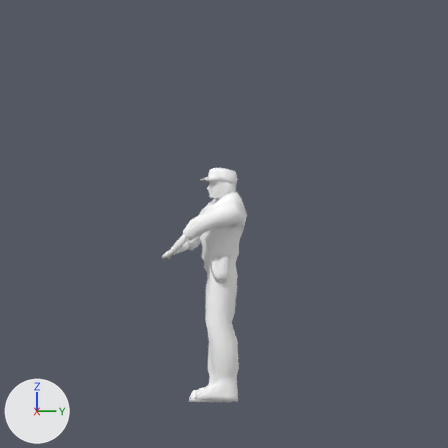
One commit to the Blender file trunk/data/blender/hero/heroken3.blend: the scene before it, then after it.
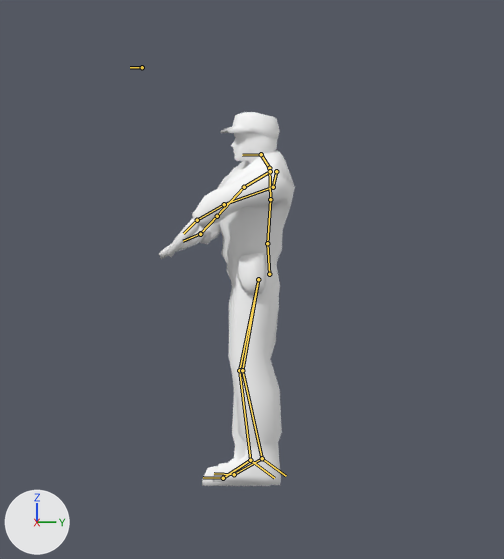
Each version appears first from the file's camera 'Camera', and next in a close-up on the part from 14% to 84% of the width and 22% to 100% of the height. Lighting does not change. The marker at lower left points along +X, +Y and +Z. Both versions are drawn at the pose saved in each file; the numbers are the values there. The bones that bend it are drawn over the model as lines in the close-ups.
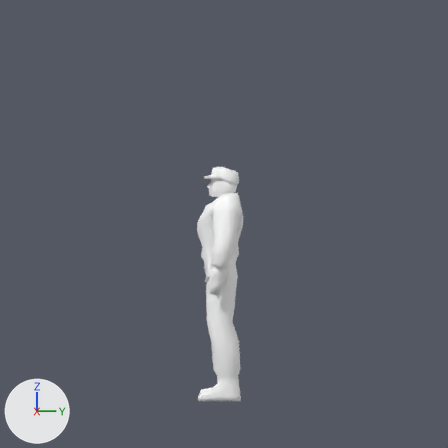
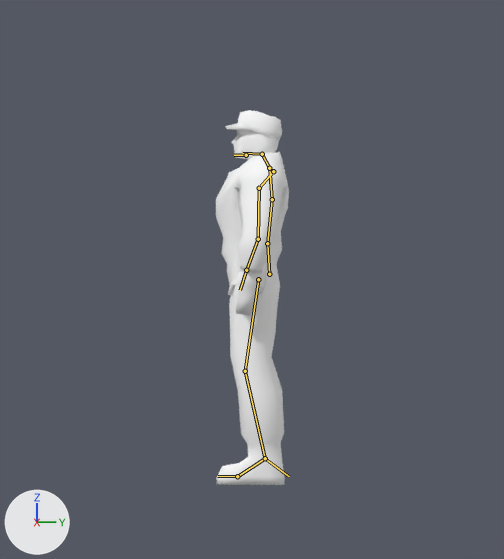
Scene script edits in JSON lines:
```json
{"block": "bone_rower_back", "where": "bone_rower_back = bpy.data.objects['Armature.Hero'].pose.bones['Rower Back']  # child of 'Hip'"}
{"op": "set", "path": "bone_rower_back.rotation_quaternion", "old": "(0.986, 0.072, 0.15, 0.021)", "new": "(0.999, 0.052, 0.0, 0.0)", "note": "degrees (9, 17, 4) -> degrees (6, 0, 0)"}
{"block": "bone_upper_back", "where": "bone_upper_back = bpy.data.objects['Armature.Hero'].pose.bones['Upper Back']  # child of 'Rower Back'"}
{"op": "set", "path": "bone_upper_back.rotation_quaternion", "old": "(0.999, -0.052, 0.0, 0.0)", "new": "(1.0, 0.0, 0.0, 0.0)", "note": "degrees (-6, 0, 0) -> degrees (0, 0, 0)"}
{"block": "bone_neck", "where": "bone_neck = bpy.data.objects['Armature.Hero'].pose.bones['Neck']  # child of 'Upper Back'"}
{"op": "set", "path": "bone_neck.rotation_quaternion", "old": "(1.0, 0.0, 0.0, 0.0)", "new": "(0.997, -0.08, 0.0, 0.0)", "note": "degrees (0, 0, 0) -> degrees (-9, 0, 0)"}
{"block": "bone_hand_r", "where": "bone_hand_r = bpy.data.objects['Armature.Hero'].pose.bones['Hand.R']  # child of 'Forearm.R'"}
{"op": "set", "path": "bone_hand_r.rotation_quaternion", "old": "(0.952, 0.153, -0.166, -0.207)", "new": "(0.978, -0.013, 0.206, -0.014)", "note": "degrees (22, -15, -27) -> degrees (-2, 24, -2)"}
{"block": "bone_upper_arm_l", "where": "bone_upper_arm_l = bpy.data.objects['Armature.Hero'].pose.bones['Upper Arm.L']  # child of 'Shoulder.L'"}
{"op": "set", "path": "bone_upper_arm_l.rotation_quaternion", "old": "(0.709, -0.411, 0.032, -0.572)", "new": "(1.0, 0.0, 0.0, 0.0)", "note": "degrees (-43, -25, -68) -> degrees (0, 0, 0)"}
{"block": "bone_hand_l", "where": "bone_hand_l = bpy.data.objects['Armature.Hero'].pose.bones['Hand.L']  # child of 'Forearm.L'"}
{"op": "set", "path": "bone_hand_l.rotation_quaternion", "old": "(0.988, -0.095, -0.114, -0.045)", "new": "(0.978, -0.013, -0.206, 0.014)", "note": "degrees (-11, -14, -4) -> degrees (-2, -24, 2)"}
{"block": "bone_upper_leg_r", "where": "bone_upper_leg_r = bpy.data.objects['Armature.Hero'].pose.bones['Upper Leg.R']  # child of 'Hip'"}
{"op": "set", "path": "bone_upper_leg_r.rotation_quaternion", "old": "(0.981, -0.038, -0.19, -0.021)", "new": "(1.0, 0.0, 0.0, 0.0)", "note": "degrees (-4, -22, -2) -> degrees (0, 0, 0)"}
{"block": "bone_foot_r", "where": "bone_foot_r = bpy.data.objects['Armature.Hero'].pose.bones['Foot.R']  # child of 'Lower Leg.R'"}
{"op": "set", "path": "bone_foot_r.rotation_quaternion", "old": "(0.983, 0.014, 0.053, 0.174)", "new": "(0.999, -0.026, -0.031, 0.02)", "note": "degrees (3, 6, 20) -> degrees (-3, -4, 2)"}
{"block": "bone_foot_l", "where": "bone_foot_l = bpy.data.objects['Armature.Hero'].pose.bones['Foot.L']  # child of 'Lower Leg.L'"}
{"op": "set", "path": "bone_foot_l.rotation_quaternion", "old": "(0.997, -0.046, 0.05, -0.033)", "new": "(0.999, -0.026, 0.031, -0.02)", "note": "degrees (-6, 6, -4) -> degrees (-3, 4, -2)"}
{"block": "bone_ik_forearm_l", "where": "bone_ik_forearm_l = bpy.data.objects['Armature.Hero'].pose.bones['IK_Forearm.L']"}
{"op": "set", "path": "bone_ik_forearm_l.location", "old": "(-0.921, -0.47, 0.806)", "new": "(-0.723, -1.062, 0.208)"}
{"block": "bone_ik_forearm_r", "where": "bone_ik_forearm_r = bpy.data.objects['Armature.Hero'].pose.bones['IK_Forearm.R']"}
{"op": "set", "path": "bone_ik_forearm_r.location", "old": "(1.8, -0.754, 0.768)", "new": "(0.723, -1.062, 0.208)"}
{"block": "bone_ik_lower_leg_r", "where": "bone_ik_lower_leg_r = bpy.data.objects['Armature.Hero'].pose.bones['IK_Lower Leg.R']"}
{"op": "set", "path": "bone_ik_lower_leg_r.location", "old": "(0.2, -0.131, -0.119)", "new": "(0.2, 0.0, 0.0)"}
{"block": "bone_ik_lower_leg_l", "where": "bone_ik_lower_leg_l = bpy.data.objects['Armature.Hero'].pose.bones['IK_Lower Leg.L']"}
{"op": "set", "path": "bone_ik_lower_leg_l.location", "old": "(-0.2, -0.03, -0.018)", "new": "(-0.2, 0.0, 0.0)"}
```

Where the change shows, as pixel boxes [x1, y1, x2, y2] in the close-ups (504 x 559 px):
```json
{"object": "Cube.019", "change": "posed", "before": [159, 150, 295, 486], "after": [216, 151, 289, 485], "on screen": "46% narrower"}
{"object": "Cube.001", "change": "posed", "before": [221, 112, 280, 165], "after": [225, 110, 282, 160]}
{"bone": "Rower Back", "before": "(267, 243) to (270, 199)", "after": "(267, 243) to (272, 199)"}
{"bone": "Upper Back", "before": "(270, 199) to (269, 168)", "after": "(272, 199) to (269, 168)"}
{"bone": "Neck", "before": "(269, 168) to (261, 154)", "after": "(269, 168) to (262, 154)"}
{"bone": "Hand.R", "before": "(200, 233) to (183, 241)", "after": "(246, 270) to (240, 290)"}
{"bone": "Upper Arm.L", "before": "(273, 187) to (224, 204)", "after": "(259, 188) to (258, 239)"}
{"bone": "Hand.L", "before": "(197, 220) to (183, 233)", "after": "(246, 270) to (240, 290)"}
{"bone": "Upper Leg.R", "before": "(258, 279) to (239, 370)", "after": "(258, 279) to (245, 371)"}
{"bone": "Foot.R", "before": "(250, 460) to (223, 478)", "after": "(265, 458) to (237, 476)"}
{"bone": "Foot.L", "before": "(262, 458) to (234, 474)", "after": "(265, 458) to (237, 476)"}
{"bone": "IK_Forearm.L", "before": "(197, 220) to (197, 222)", "after": "(246, 270) to (246, 272)"}
{"bone": "IK_Forearm.R", "before": "(200, 234) to (200, 236)", "after": "(246, 270) to (246, 272)"}
{"bone": "IK_Lower Leg.R", "before": "(250, 460) to (274, 478)", "after": "(265, 458) to (289, 476)"}
{"bone": "IK_Lower Leg.L", "before": "(262, 458) to (286, 476)", "after": "(265, 458) to (289, 476)"}
```
